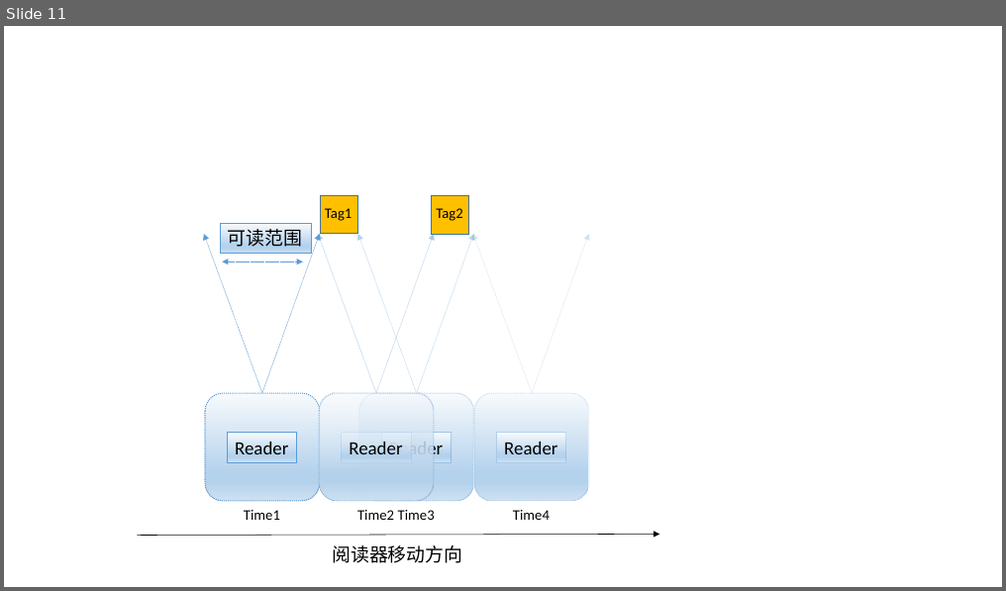
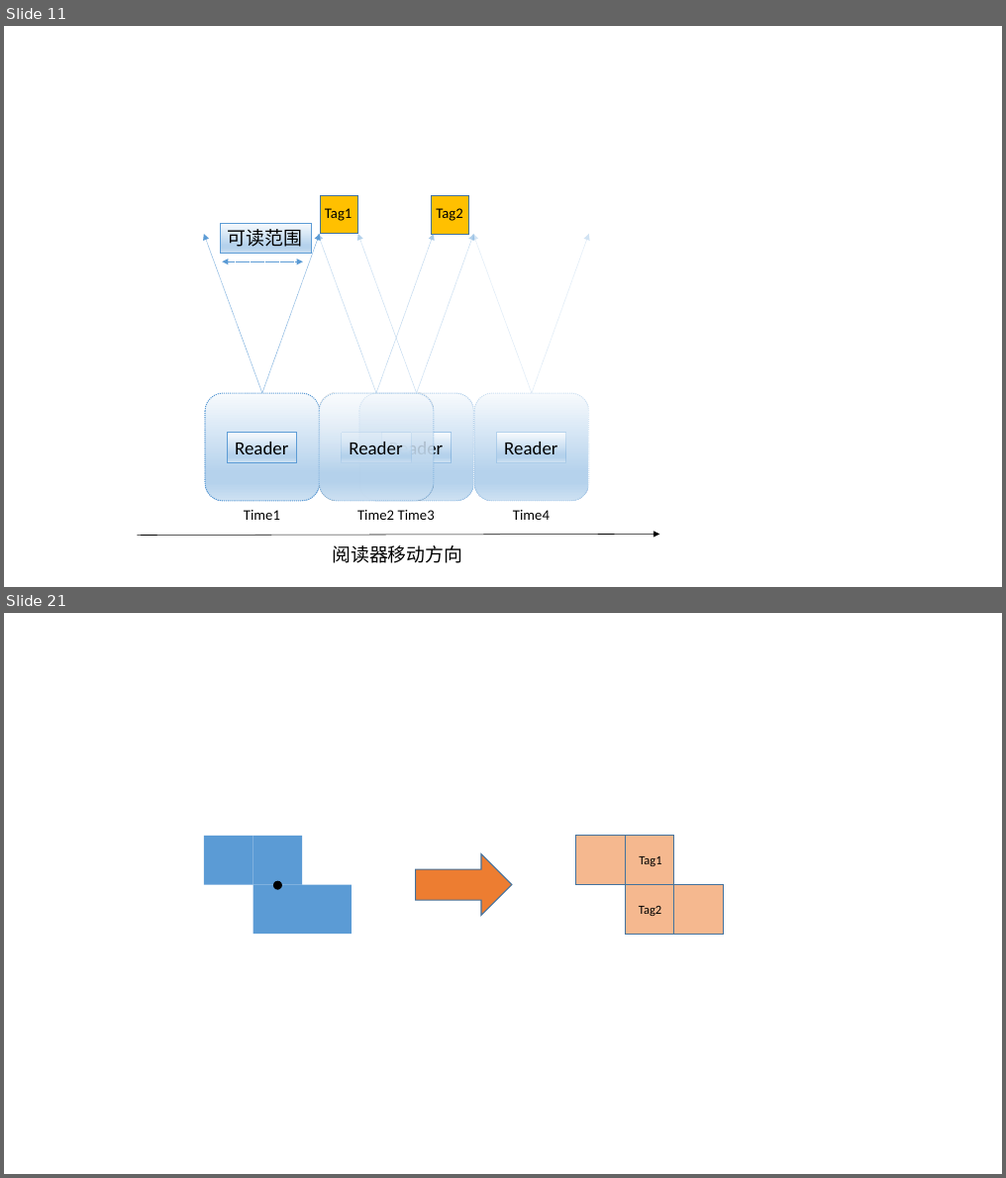
Before and after one commit to Allen-Wang-PW/Graduate_Project, a slide deck: 毕业论文/xArray/pic.pptx. Shown one above the other, each under a label of ours: slide 11 before the commit, slides 11 and 21 after it; the slides between them are not shown. The pictures are 1006x591 and 1006x1178 pixels, drawn with LibreOffice and Linux fonts; fonts in the diff are those of the drawing. Boxes give left, top, right and bottom in pixels: in the first picture for what was removed or moved away, otherwise in the second. Text is boxed around its words. In the diff, an @@ line names an element or a change of style, - is before the commit and + after.

```diff
--- a/毕业论文/xArray/pic.pptx
+++ b/毕业论文/xArray/pic.pptx
@@ slide 21 added at box(4, 613, 1002, 1174), background #FFFFFF @@
@@ rectangle added at box(204, 836, 253, 885), fill #5B9BD5 @@
@@ rectangle added at box(253, 836, 303, 885), fill #5B9BD5 @@
@@ rectangle added at box(576, 836, 626, 885), fill #ED7D31 at 54% opacity, outline #43739E 1 pt @@
@@ rectangle added at box(626, 836, 675, 885), fill #ED7D31 at 54% opacity, outline #43739E 1 pt @@
@@ right arrow added at box(416, 854, 512, 916), fill #ED7D31, outline #43739E 1 pt @@
@@ text added at box(639, 857, 661, 866), 12 pt, text #000000 @@
+Tag1
@@ rectangle added at box(253, 884, 303, 934), fill #5B9BD5 @@
@@ ellipse added at box(273, 881, 281, 889), fill #000000, outline #000000 1 pt @@
@@ rectangle added at box(303, 884, 352, 934), fill #5B9BD5 @@
@@ rectangle added at box(626, 884, 675, 934), fill #ED7D31 at 54% opacity, outline #43739E 1 pt @@
@@ text added at box(639, 906, 661, 916), 12 pt, text #000000 @@
+Tag2
@@ rectangle added at box(675, 884, 724, 934), fill #ED7D31 at 54% opacity, outline #43739E 1 pt @@
```
Also in this commit, not shown: 1 slide changed, 10 other slides added, 1 other file.
